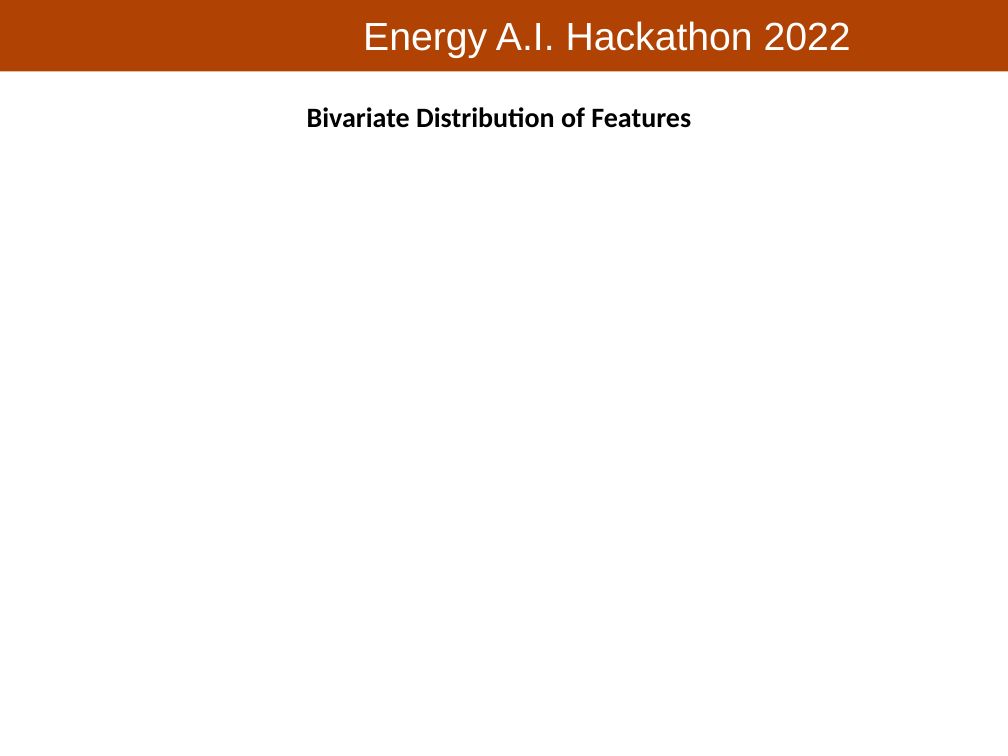
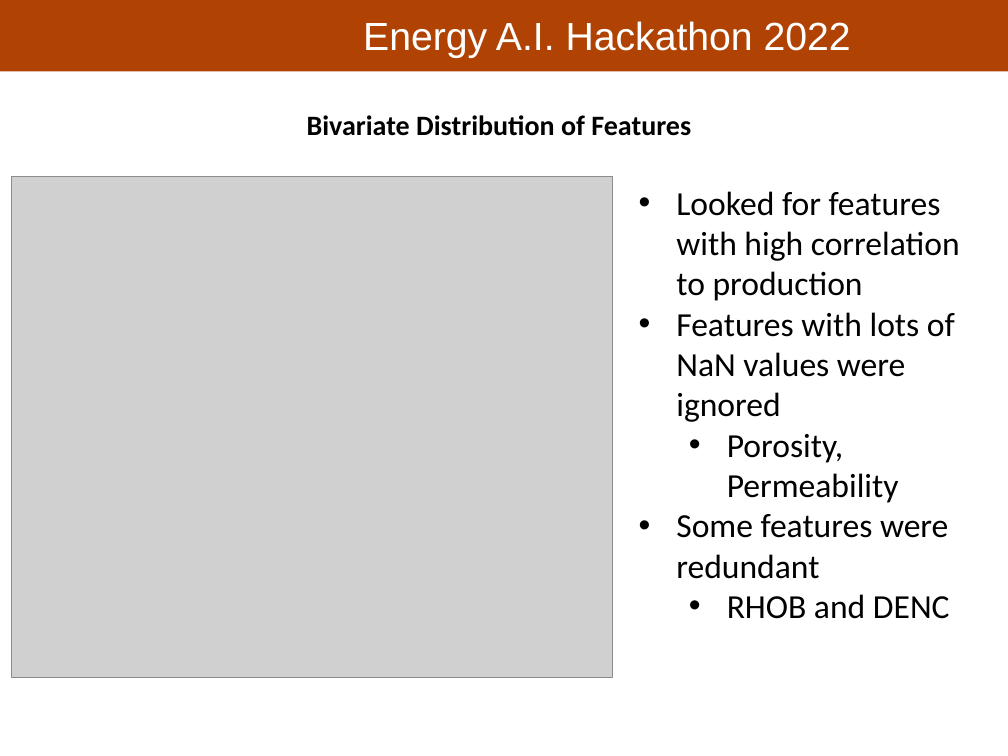
Before and after one commit to PGEHackathon/Longhorn_Energy_Club, a slide deck: slide 7 of Longhorn_Energy_Club_Presentation.pptx. Drawn at 1008x756 pixels with LibreOffice and Linux fonts; fonts in the diff are those of the drawing; grey boxes stand for pictures; background and template pictures are left out. Boxes give left, top, right and bottom in pixels: in the first picture for what was removed or moved away, otherwise in the second. Text is boxed around its words. In the diff, an @@ line names an element or a change of style, - is before the commit and + after.

```diff
--- a/Longhorn_Energy_Club_Presentation.pptx
+++ b/Longhorn_Energy_Club_Presentation.pptx
@@ text "Bivariate Distribution of Features": place and size @@
-text "Bivariate Distribution of Features" at (307,107,691,128)
+text "Bivariate Distribution of Features" at (307,115,691,136)
@@ picture added at (11,176,612,677) @@
@@ text added at (676,191,960,619), 24 pt, text #000000 @@
+• Looked for features with high correlation to production
+• Features with lots of NaN values were ignored
+  • Porosity, Permeability
+• Some features were redundant
+  • RHOB and DENC
```
Also in this commit, not shown: 1 other slide changed, 5 other files.
